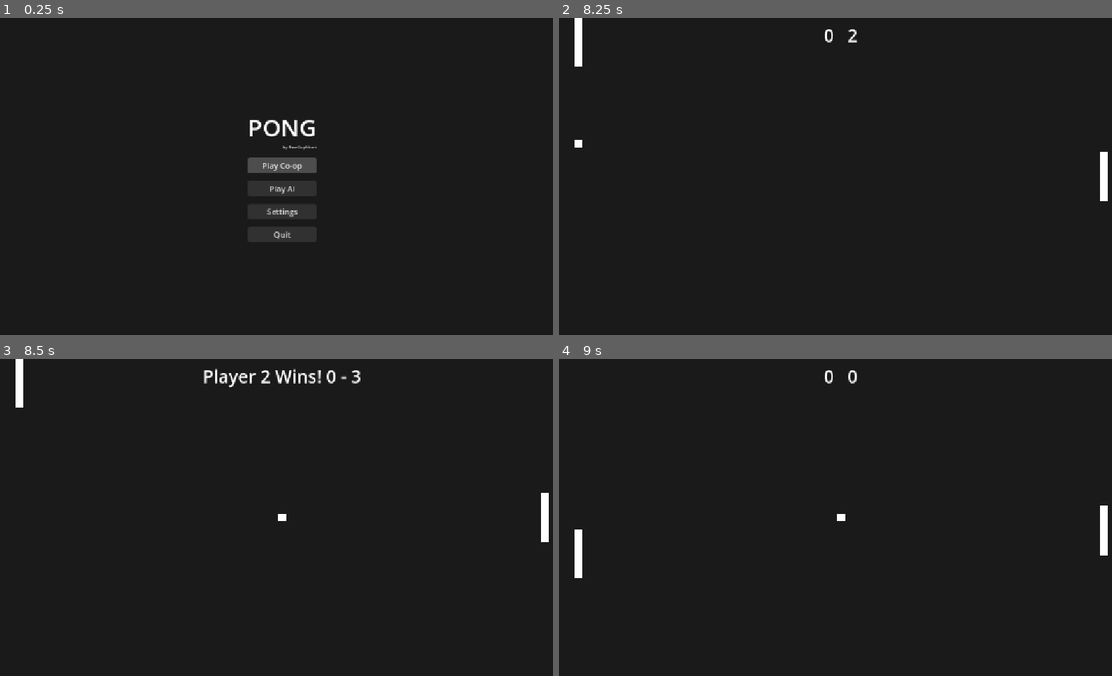
Above: before the commit, frames 1-4 (two rows, left to right).
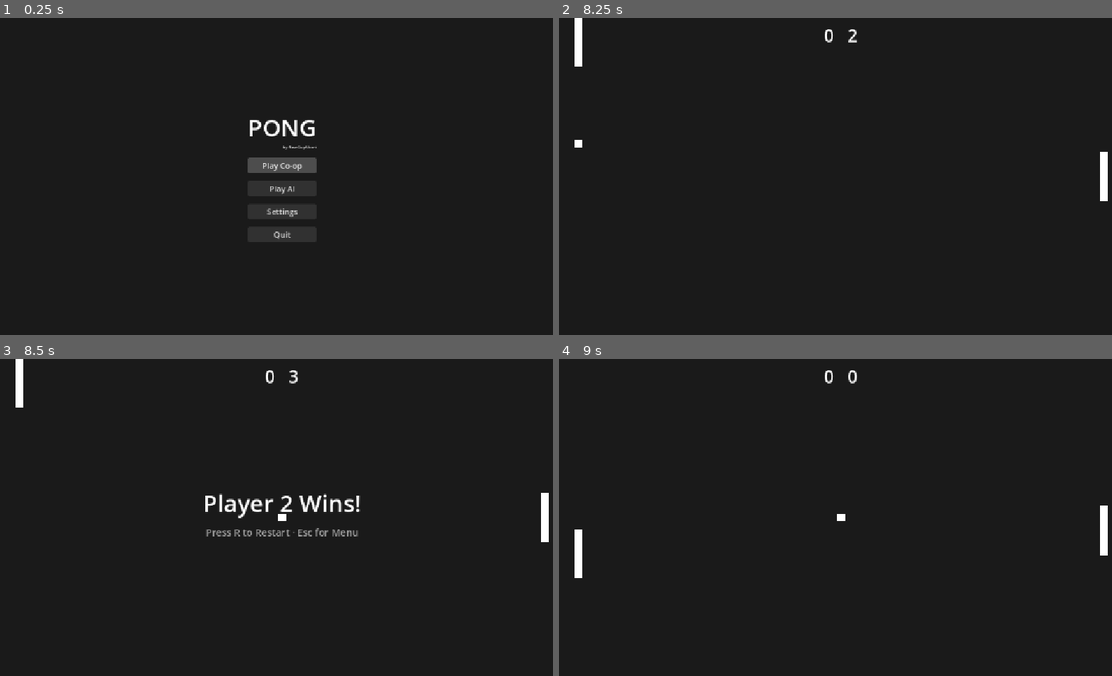
Above: after the commit, the same moments.

Repository: NewGuyAlbert/pong_1
Game: Godot game, scene res://scenes/menu/main_menu.tscn
The game is run twice, just before and just after one commit, with the same random seed, the same clock (stepped at 60 frames per second) and the same inputs.
Inputs (mouse positions are in pixels of both pictures, inside the frame that each line leads up to):
- Up to frame 1 (0.25 s): no input
- Up to frame 2 (8.25 s): click "Play Co-op" at 0.5 s; tap Enter at 1.25, 6.5 s; move the mouse to (962, 160) at 1.27 s; hold W (p1_up) 1.28-2.03 s; tap Down (p2_down) every 1.5 s from 1.35 to 7.35 s; move the mouse to (730, 192) at 2.02 s; hold S (p1_down) 2.03-2.78 s; tap Up (p2_up) every 1.5 s from 2.1 to 8.1 s; move the mouse to (896, 106) at 2.77 s; hold W (p1_up) 2.78-4.28 s; move the mouse to (813, 239) at 3.52 s; tap Space at 4.25 s; move the mouse to (1012, 224) at 4.27 s; hold S (p1_down) 4.28-6.53 s; move the mouse to (669, 128) at 5.02 s; move the mouse to (868, 176) at 5.77 s; move the mouse to (758, 97) at 6.52 s; hold W (p1_up) from 6.53 s (still down); move the mouse to (962, 160) at 7.27 s; move the mouse to (730, 192) at 8.02 s
- Up to frame 3 (8.5 s): keep holding W (p1_up)
- Up to frame 4 (9 s): tap R at 8.75 s; move the mouse to (896, 447) at 8.77 s; release W (p1_up) at 8.78 s; hold S (p1_down) from 8.78 s (still down); tap Down (p2_down) at 8.85 s

Frames 1-2 are identical in both runs. In frame 3, 1.6% of the frame differs, in the area x 36-66%, y 3-56%; in frame 4, nothing differs.

Commit message:
refactor: update winning text and readme

Diff:
--- a/scenes/game/game.gd
+++ b/scenes/game/game.gd
@@ -1,4 +1,7 @@
 extends Node2D
+
+const PADDLE_MARGIN := 40.0
+const WALL_THICKNESS := 20.0
 
 var score_left := 0
 var score_right := 0
@@ -8,13 +11,12 @@
 @onready var left_paddle: CharacterBody2D = $LeftPaddle
 @onready var right_paddle: CharacterBody2D = $RightPaddle
 @onready var score_label: Label = $ScoreLabel
+@onready var winner_label: Label = %WinnerLabel
+@onready var restart_label: Label = %RestartLabel
 @onready var victory_sound: AudioStreamPlayer = $VictorySound
 @onready var top_wall: StaticBody2D = $TopWall
 @onready var bottom_wall: StaticBody2D = $BottomWall
 @onready var center_line: ColorRect = $CenterLine
-
-const PADDLE_MARGIN := 40.0
-const WALL_THICKNESS := 20.0
 
 
 func _ready() -> void:
@@ -48,7 +50,10 @@
 		winner = "CPU" if GameSettings.ai_enabled else "Player 2"
 
 	if winner != "":
-		score_label.text = "%s Wins! %d - %d" % [winner, score_left, score_right]
+		winner_label.text = "%s Wins!" % winner
+		restart_label.text = "Press R to Restart · Esc for Menu"
+		winner_label.show()
+		restart_label.show()
 		ball.set_physics_process(false)
 		left_paddle.set_physics_process(false)
 		right_paddle.set_physics_process(false)
--- a/scenes/game/game.tscn
+++ b/scenes/game/game.tscn
@@ -53,6 +53,43 @@
 
 [node name="PauseMenu" parent="CanvasLayer" unique_id=1696648110 instance=ExtResource("4_kelw5")]
 
+[node name="WinnerLabel" type="Label" parent="CanvasLayer" unique_id=1501928471]
+unique_name_in_owner = true
+visible = false
+anchors_preset = 8
+anchor_left = 0.5
+anchor_top = 0.5
+anchor_right = 0.5
+anchor_bottom = 0.5
+offset_left = -300.0
+offset_top = -60.0
+offset_right = 300.0
+offset_bottom = 0.0
+grow_horizontal = 2
+grow_vertical = 2
+theme_override_font_sizes/font_size = 48
+horizontal_alignment = 1
+vertical_alignment = 1
+
+[node name="RestartLabel" type="Label" parent="CanvasLayer" unique_id=1501928472]
+unique_name_in_owner = true
+visible = false
+anchors_preset = 8
+anchor_left = 0.5
+anchor_top = 0.5
+anchor_right = 0.5
+anchor_bottom = 0.5
+offset_left = -300.0
+offset_top = 10.0
+offset_right = 300.0
+offset_bottom = 50.0
+grow_horizontal = 2
+grow_vertical = 2
+theme_override_colors/font_color = Color(1, 1, 1, 0.6)
+theme_override_font_sizes/font_size = 20
+horizontal_alignment = 1
+vertical_alignment = 1
+
 [node name="VictorySound" type="AudioStreamPlayer" parent="." unique_id=1288528583]
 stream = ExtResource("5_vic01")
 volume_db = -1.0
Not shown, changed: README.md
